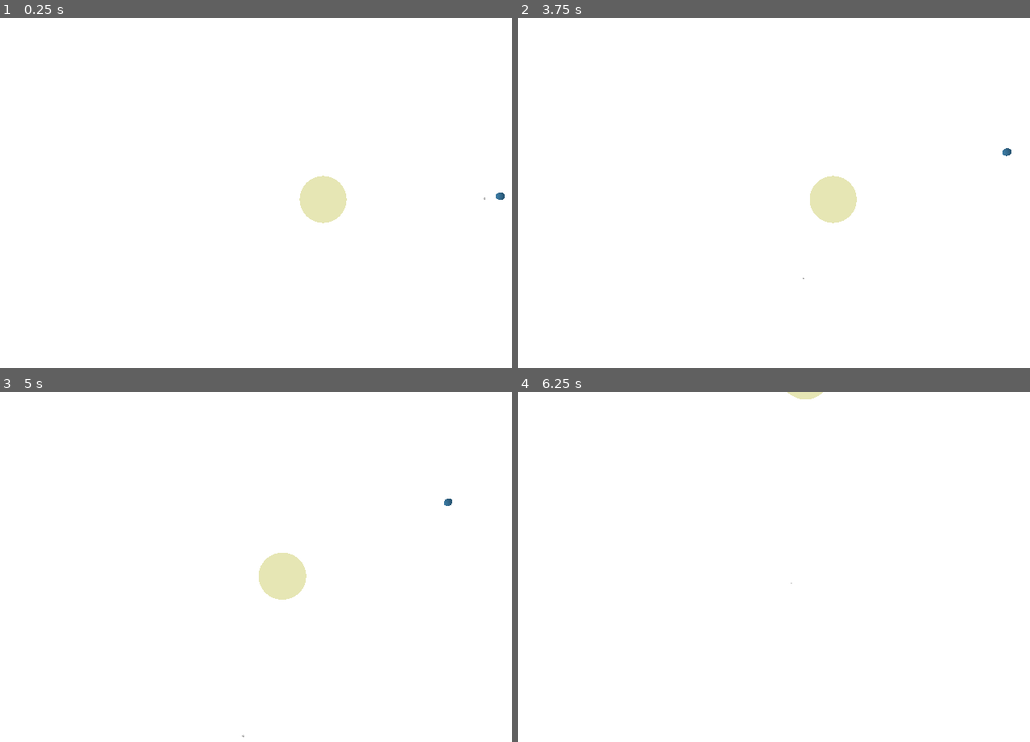
Above: before the commit, frames 1-4 (two rows, left to right).
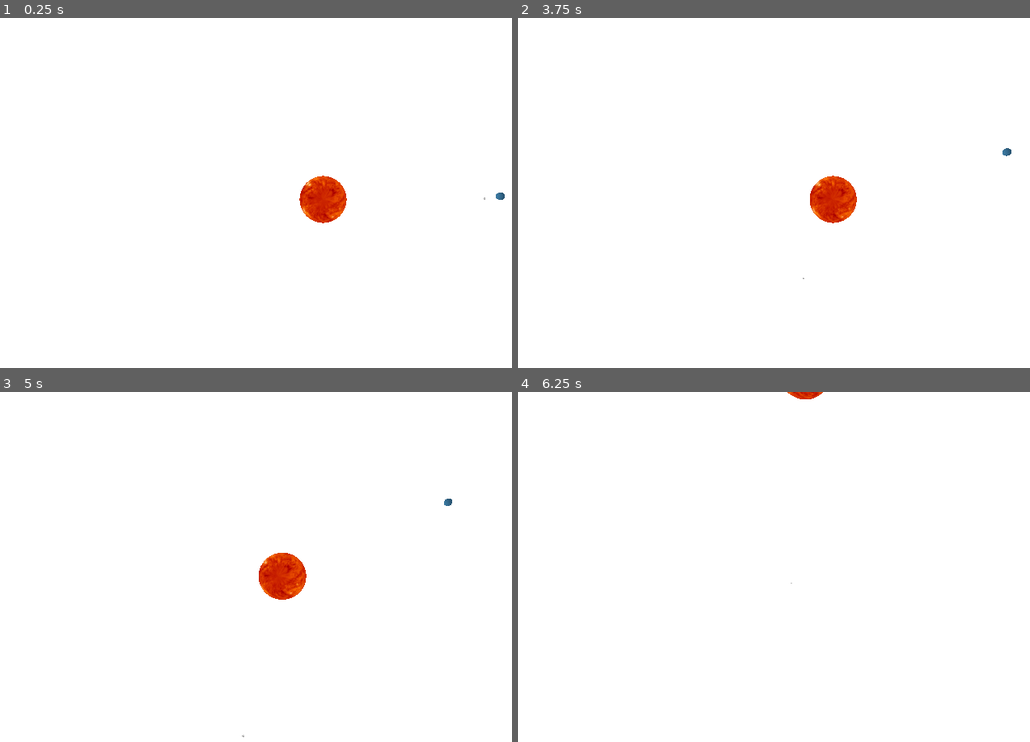
Above: after the commit, the same moments.

Repository: DarkLegend001/Space-Simulator
Game: Godot game, scene res://main/main.tscn
Two runs of this game, one before a commit and one after it. Both use one fixed random seed, a clock stepped at 60 frames per second and the inputs below. A sky picture missing from this copy of the repository is replaced by a grey-blue gradient.
Inputs:
- Up to frame 1 (0.25 s): no input
- Up to frame 2 (3.75 s): tap Enter at 0.5 s; hold S (camera_back) 0.53-1.28 s; tap Ctrl (camera_down) at 1.35 s; tap Space (camera_up) at 2 s; hold W (camera_forward) 2.03-2.78 s; tap A (camera_left) at 2.85 s; hold D (camera_right) from 3.53 s (still down)
- Up to frame 3 (5 s): release D (camera_right) at 4.28 s; tap Shift (camera_roll_right) at 4.35 s
- Up to frame 4 (6.25 s): hold Down (camera_rotate_down) 5.03-5.78 s; tap Left (camera_rotate_left) at 5.85 s

The runs differ from the first frame. In frame 1, 1.0% of the frame differs, in the area x 58-68%, y 45-59%; in frame 2, 1.0%; in frame 3, 1.0%, in the area x 50-60%, y 45-60%; in frame 4, 0.1%.

Commit message:
improve material handling

Diff:
--- a/controller/simulation_controller.gd
+++ b/controller/simulation_controller.gd
@@ -9,8 +9,7 @@
 # Called when the node enters the scene tree for the first time.
 func _ready() -> void:
 	simulation = Simulation.new()
-	spawn_sun("Sun", Vector3.ZERO, Vector3.ZERO, 1.98842e30, 39570000, 100, Color(1.0, 1.0, 0.784, 1.0))
-	#spawn_celestial_body("Sun", Vector3.ZERO, Vector3.ZERO, 1.98842e30, 39570000, Color(1.0, 1.0, 0.784, 1.0))
+	spawn_sun("Sun", Vector3.ZERO, Vector3.ZERO, 1.98842e30, 39570000, 100, Color(1.0, 1.0, 0.392, 1.0))
 	load_presets()
 
 # Called every frame. 'delta' is the elapsed time since the previous frame.
--- a/main/main.tscn
+++ b/main/main.tscn
@@ -20,7 +20,6 @@
 sky = SubResource("Sky_3wy1v")
 ambient_light_source = 3
 ambient_light_color = Color(1, 1, 1, 1)
-ambient_light_sky_contribution = 0.9
 reflected_light_source = 2
 
 [node name="Main" type="Node" unique_id=1603506809]
--- a/rendering/celestial_body_renderer.gd
+++ b/rendering/celestial_body_renderer.gd
@@ -7,9 +7,11 @@
 func _ready() -> void:
 	print("Instantiating CelestialBodyRenderer")
 	scale = Vector3.ONE * (body.radius / Globals.size_scale)
+	set_mesh()
 
-	$Mesh.set_surface_override_material(0, load("res://assets/default_body.tres").duplicate())
-	$Mesh.get_surface_override_material(0).albedo_color = body.color
+func set_mesh():
+	$Mesh.material_overlay = load("res://assets/default_body.tres").duplicate()
+	$Mesh.material_overlay.albedo_color = body.color
 
 # Called every frame. 'delta' is the elapsed time since the previous frame.
 func _process(_delta: float) -> void:
--- a/rendering/celestial_body_renderer.tscn
+++ b/rendering/celestial_body_renderer.tscn
@@ -4,6 +4,7 @@
 [ext_resource type="Material" uid="uid://iyn7rn183nbu" path="res://assets/default_body.tres" id="2_5q51l"]
 
 [sub_resource type="SphereMesh" id="SphereMesh_l5vr7"]
+material = ExtResource("2_5q51l")
 
 [node name="CelestialBodyRenderer" type="Node3D" unique_id=1844500272]
 script = ExtResource("1_l5vr7")
--- a/rendering/sun_renderer.gd
+++ b/rendering/sun_renderer.gd
@@ -6,5 +6,8 @@
 	scale = Vector3.ONE * (body.radius / Globals.size_scale)
 	$Light.light_energy = body.energy
 
+func set_mesh():
+	pass
+
 func _process(delta: float):
 	super(delta)
--- a/rendering/sun_renderer.tscn
+++ b/rendering/sun_renderer.tscn
@@ -1,10 +1,18 @@
 [gd_scene format=3 uid="uid://bwuh1280j77f6"]
 
 [ext_resource type="Script" uid="uid://dcxtpyjai0cuk" path="res://rendering/sun_renderer.gd" id="1_1lsje"]
+[ext_resource type="Texture2D" uid="uid://cmddkw2no78jp" path="res://assets/sun_texture.jpg" id="2_no0i5"]
+
+[sub_resource type="StandardMaterial3D" id="StandardMaterial3D_1lsje"]
+shading_mode = 0
 
 [sub_resource type="SphereMesh" id="SphereMesh_1lsje"]
+lightmap_size_hint = Vector2i(17, 9)
+material = SubResource("StandardMaterial3D_1lsje")
 
-[sub_resource type="StandardMaterial3D" id="StandardMaterial3D_1lsje"]
+[sub_resource type="StandardMaterial3D" id="StandardMaterial3D_no0i5"]
+shading_mode = 0
+albedo_texture = ExtResource("2_no0i5")
 
 [node name="SunRenderer" type="Node3D" unique_id=1162469073]
 script = ExtResource("1_1lsje")
@@ -12,7 +20,7 @@
 [node name="Mesh" type="MeshInstance3D" parent="." unique_id=439224632]
 cast_shadow = 0
 mesh = SubResource("SphereMesh_1lsje")
-surface_material_override/0 = SubResource("StandardMaterial3D_1lsje")
+surface_material_override/0 = SubResource("StandardMaterial3D_no0i5")
 
 [node name="Light" type="OmniLight3D" parent="." unique_id=1555752643]
 omni_range = 4000.0
Not shown: 1 places in assets/default_body.tres that only renumber resources
Renamed: assets/mars_1k_color.jpg -> assets/mars_texture.jpg
Not shown, changed: assets/mars_texture.jpg.import
Binary file added: assets/sun_texture.jpg
Not shown, added: assets/sun_texture.jpg.import
